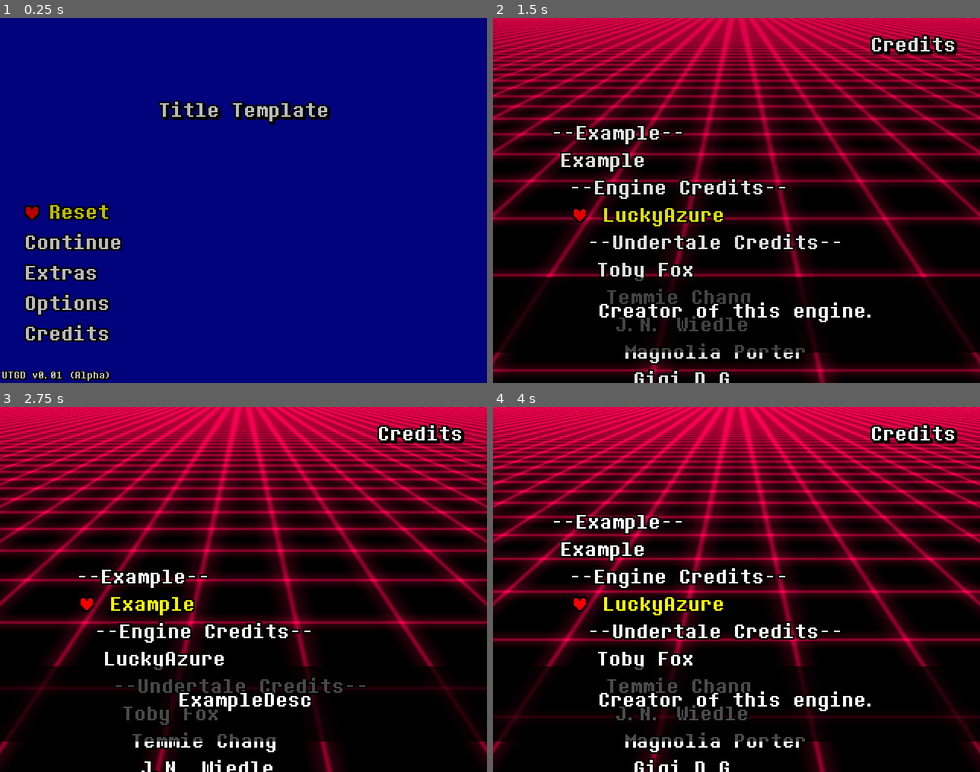
Above: before the commit, frames 1-4 (two rows, left to right).
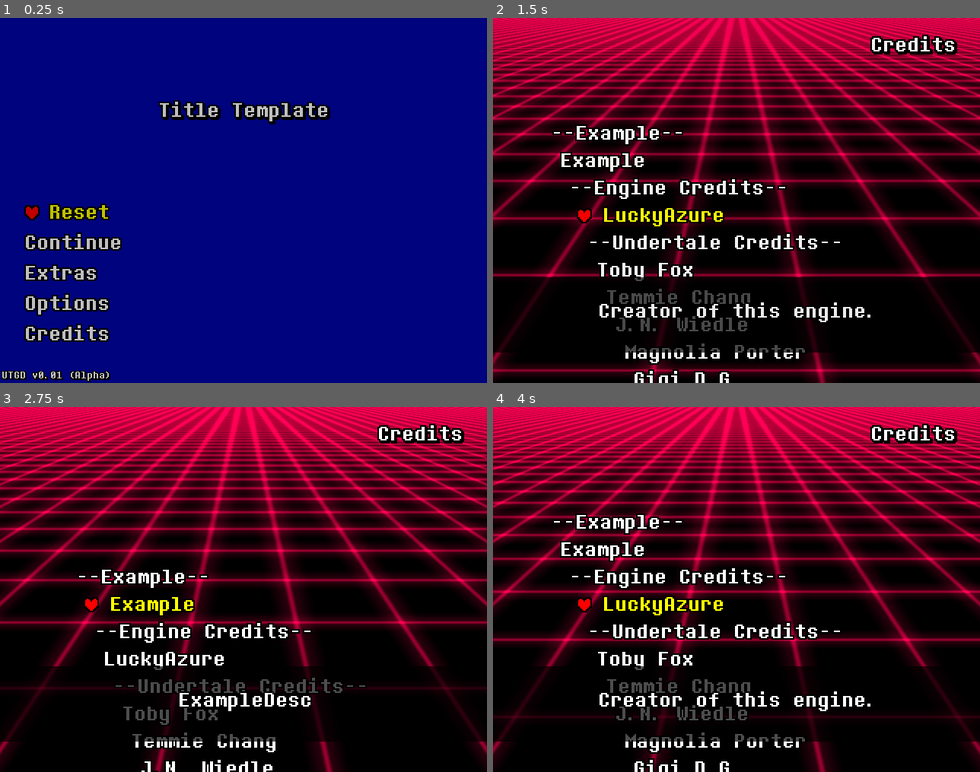
Above: after the commit, the same moments.

Repository: LuckyAzure/UTGD-JSON-Lucky
Game: Godot game, scene res://src/scenes/title/title.tscn
Same seed, same stepped clock (60 frames per second), same inputs: the game is played once before the commit and once after it.
Inputs:
- Up to frame 1 (0.25 s): no input
- Up to frame 2 (1.5 s): hold Up (Up) 0.53-1.28 s; tap Y (Confirm) at 0.6, 1.35 s; hold Down (Down) from 1.28 s (still down)
- Up to frame 3 (2.75 s): release Down (Down) at 2.03 s; hold Up (Up) from 2.03 s (still down); tap Y (Confirm) at 2.1 s
- Up to frame 4 (4 s): tap Y (Confirm) at 2.85, 3.6 s; release Up (Up) at 3.53 s; hold Down (Down) from 3.53 s (still down)

The runs differ from the first frame. In frame 2, 0.1% of the frame differs, in the area x 16-21%, y 51-57%; in frame 3, less than 0.1%; in frame 4, 0.1%.

Commit message:
transaction fix and options (wip)

Diff:
--- a/Global.gd
+++ b/Global.gd
@@ -8,13 +8,12 @@
 func change_scene(path):
 	Transaction.fadetype = true
 	nextscene = path
-	Transaction.get_node("Fade").modulate.a = 1
 
 func _process(delta):
 	if Transaction.fadetype:
 		Trans_Tick()
 
 func Trans_Tick():
-	if Transaction.get_node("Fade").modulate.a == 1:
+	if Transaction.get_node("Fade").modulate.a >= 1:
 		Transaction.fadetype = false
 		scene = get_tree().change_scene_to_file(nextscene)
--- a/src/effects/transaction.gd
+++ b/src/effects/transaction.gd
@@ -7,6 +7,10 @@
 
 func _process(delta):
 	if fadetype:
-		$Fade.modulate.a = lerp($Fade.modulate.a,1.0,($Fade.modulate.a * 10) * delta)
+		$Fade.modulate.a += 3 * delta
 	else:
-		$Fade.modulate.a = lerp($Fade.modulate.a,0.0,($Fade.modulate.a * 10) * delta)
+		$Fade.modulate.a -= 3 * delta
+	if $Fade.modulate.a < 0:
+		$Fade.modulate.a = 0
+	elif $Fade.modulate.a > 1:
+		$Fade.modulate.a = 1
--- a/src/effects/transaction.tscn
+++ b/src/effects/transaction.tscn
@@ -3,6 +3,7 @@
 [ext_resource type="Script" path="res://src/effects/transaction.gd" id="1_u3atg"]
 
 [node name="Transaction" type="CanvasLayer"]
+layer = 128
 script = ExtResource("1_u3atg")
 
 [node name="Fade" type="ColorRect" parent="."]
--- a/src/scenes/credits/credits.tscn
+++ b/src/scenes/credits/credits.tscn
@@ -67,7 +67,7 @@
 [node name="Soul" type="Sprite2D" parent="."]
 modulate = Color(1, 0, 0, 1)
 material = SubResource("ShaderMaterial_x35ik")
-position = Vector2(114, 259)
+position = Vector2(120, 260)
 texture = ExtResource("7_dl833")
 region_rect = Rect2(0, -2, 20, 20)
 
--- a/src/scenes/credits/text.gd
+++ b/src/scenes/credits/text.gd
@@ -5,6 +5,7 @@
 	pass # Replace with function body.
 
 var posy
+var posx = 0.0
 
 # Called every frame. 'delta' is the elapsed time since the previous frame.
 func _process(delta):
@@ -16,6 +17,7 @@
 	else:
 		pos[0] = 32.0
 		pos[1] = 1.0
-	position.x = lerp(position.x, pos[0] + (position.y / 3.0), 25.0 * delta)
+	posx = lerp(posx, pos[0], 25.0 * delta)
+	position.x = posx + (position.y / 3.0)
 	modulate.b = lerp(modulate.b, pos[1], 15.0 * delta)
 	position.y = lerp(position.y, posy - (select * 36.0), 25.0 * delta)
--- /dev/null
+++ b/src/scenes/options/options.tscn
@@ -0,0 +1,3 @@
+[gd_scene format=3 uid="uid://d4gnclt6tcgkk"]
+
+[node name="Options" type="Node2D"]
